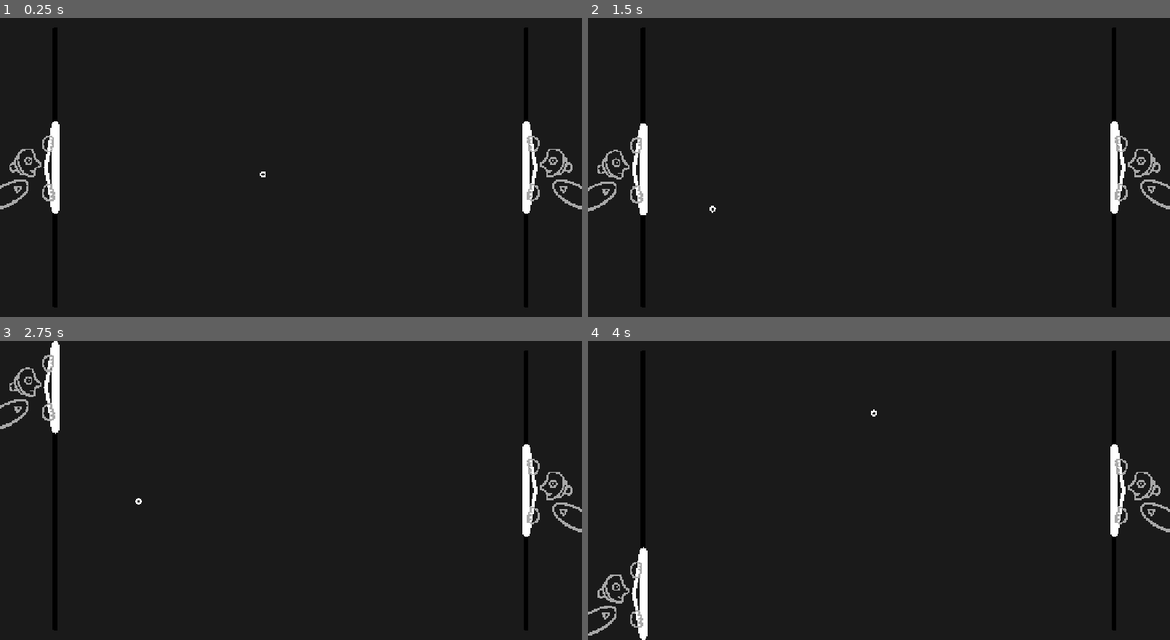
Above: before the commit, frames 1-4 (two rows, left to right).
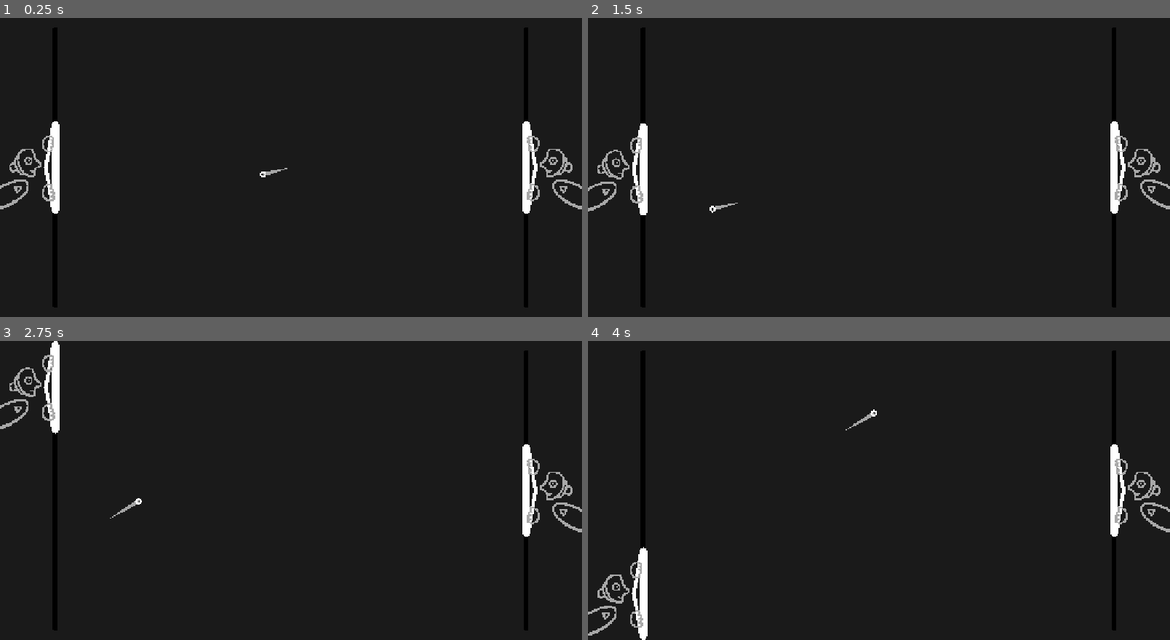
Above: after the commit, the same moments.

Repository: pixerhp/Pixers-Pong
Game: Godot game, scene res://scenes/topscenes/gameplay_topscene.tscn
Two runs of this game, one before a commit and one after it. Both use one fixed random seed, a clock stepped at 60 frames per second and the inputs below.
Inputs:
- Up to frame 1 (0.25 s): no input
- Up to frame 2 (1.5 s): hold W (plr1_up) 0.53-1.28 s; hold S (plr1_down) from 1.28 s (still down)
- Up to frame 3 (2.75 s): release S (plr1_down) at 2.03 s; hold W (plr1_up) from 2.03 s (still down)
- Up to frame 4 (4 s): release W (plr1_up) at 3.53 s; hold S (plr1_down) from 3.53 s (still down)

The runs differ from the first frame. In frame 1, less than 0.1% of the frame differs, in the area x 45-50%, y 50-53%; in frame 2, less than 0.1%; in frame 3, less than 0.1%; in frame 4, less than 0.1%, in the area x 44-50%, y 24-30%.

Commit message:
Implement ball trail

Diff:
--- a/scenes/topscenes/gameplay_topscene.tscn
+++ b/scenes/topscenes/gameplay_topscene.tscn
@@ -19,6 +19,10 @@
 
 [sub_resource type="RectangleShape2D" id="RectangleShape2D_n6iga"]
 size = Vector2(89.01814, 31.436556)
+
+[sub_resource type="Curve" id="Curve_pyq0w"]
+_data = [Vector2(0, 0), 0.0, 1.4, 0, 0, Vector2(1, 1), 0.0, 0.0, 0, 0]
+point_count = 2
 
 [sub_resource type="CircleShape2D" id="CircleShape2D_llhxm"]
 radius = 7.0
@@ -113,6 +117,12 @@
 position = Vector2(70, 0)
 scale = Vector2(-1, 1)
 
+[node name="BallTrailLine" type="Line2D" parent="." unique_id=1365490242]
+unique_name_in_owner = true
+width = 8.0
+width_curve = SubResource("Curve_pyq0w")
+default_color = Color(0.65, 0.65, 0.65, 1)
+
 [node name="Ball" type="Node2D" parent="." unique_id=2146992066]
 unique_name_in_owner = true
 position = Vector2(630, 324)
--- a/scripts/gameplay_script.gd
+++ b/scripts/gameplay_script.gd
@@ -14,17 +14,21 @@
 @onready var BALL_DOWN_LIMIT: float = (
 	Globals.PLAY_AREA_DIMENSIONS.y - (BALLMESH_DIAMETER / 2.0))
 
+var ball_speedup_amount: float = 50
+
 var left_paddle_velocity: float = 0.0
 var right_paddle_velocity: float = 0.0
-
 var ball_velocity: Vector2 = Vector2(-2 * 120, 0.5 * 120)
 
-var ball_speedup_amount: float = 50
+var ball_trail_ms_duration: float = 250
+var ball_trail_positions: PackedVector2Array = []
+var ball_trail_times: PackedInt64Array = []
 
 func _process(delta: float):
 	handle_left_paddle_movement(delta)
 	handle_right_paddle_movement(delta)
 	handle_ball_movement(delta)
+	handle_ball_trail()
 
 func handle_left_paddle_movement(delta: float):
 	if Input.is_action_pressed("plr1_up") and not Input.is_action_pressed("plr1_down"):
@@ -81,6 +85,25 @@
 	(%Ball.position.x > (Globals.PLAY_AREA_DIMENSIONS.x + BALL_UP_LIMIT))):
 		%Ball.position = Globals.PLAY_AREA_DIMENSIONS / 2.0
 
+func handle_ball_trail():
+	# Remove outdated trail data:
+	var deletion_up_bound: int = -1
+	for i in range(ball_trail_times.size()):
+		if (Time.get_ticks_msec() - ball_trail_times[i]) > ball_trail_ms_duration:
+			deletion_up_bound = i
+		else:
+			break
+	if deletion_up_bound > -1:
+		ball_trail_positions = ball_trail_positions.slice(deletion_up_bound + 1)
+		ball_trail_times = ball_trail_times.slice(deletion_up_bound + 1)
+
+	# Add new trail data:
+	ball_trail_positions.append(%Ball.position)
+	ball_trail_times.append(Time.get_ticks_msec())
+
+	# Update trail Line2D node's internal array.
+	%BallTrailLine.points = ball_trail_positions
+
 
 func _on_left_paddle_collider_area_entered(_area):
 	if ball_velocity.x < 0.0:
